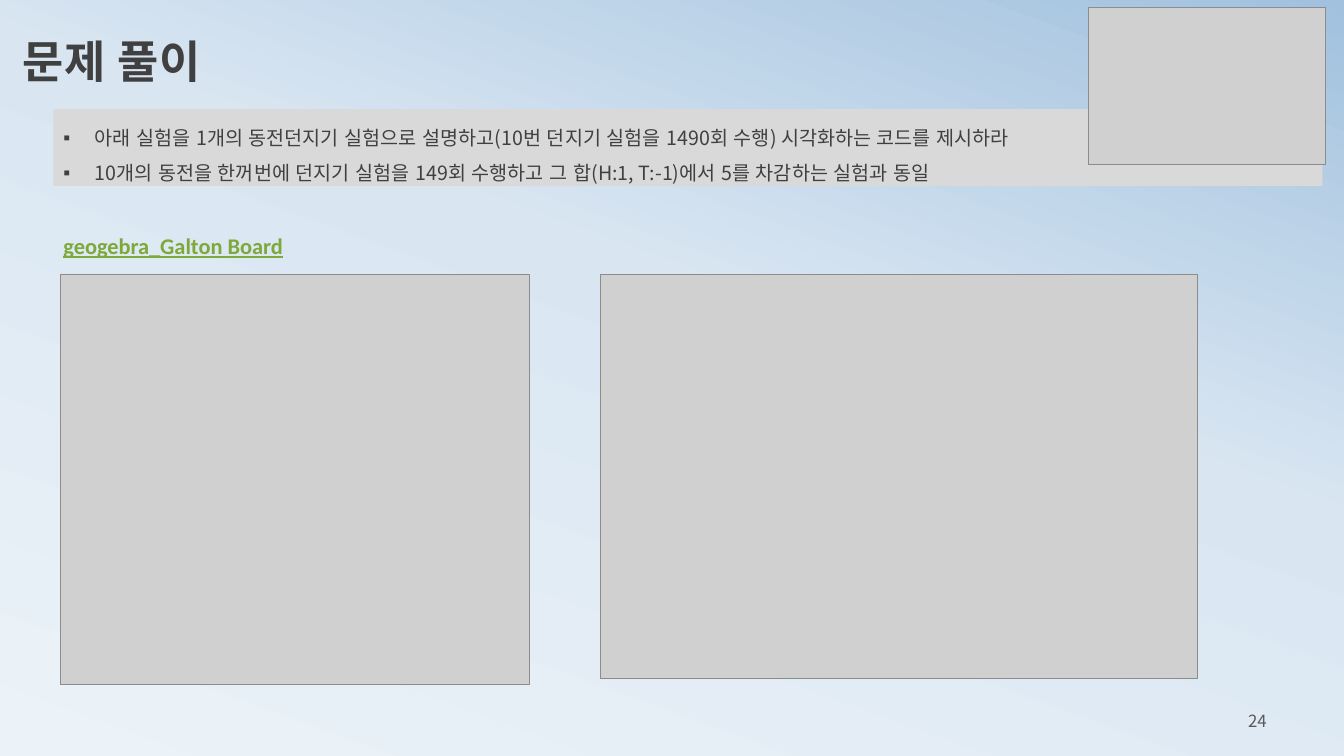
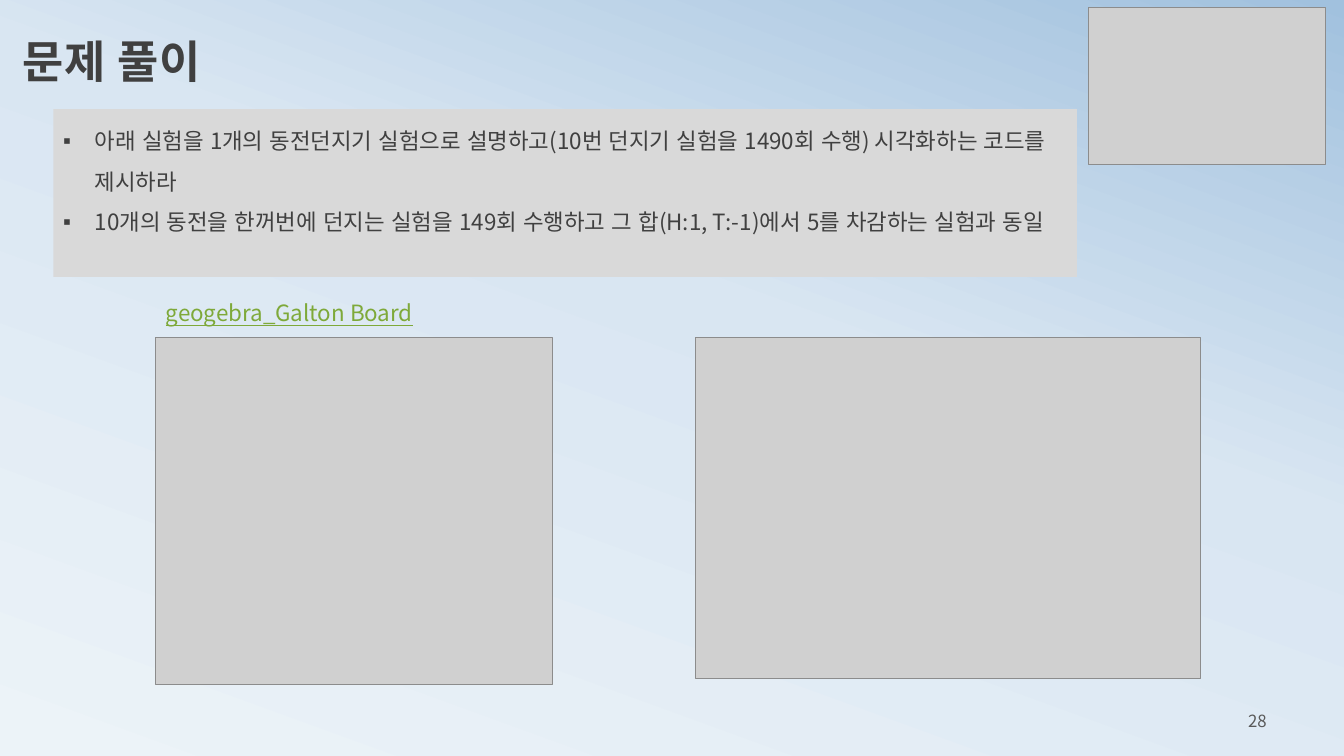
Before and after one commit to ancestor9/mathematics-for-machine-learning, a slide deck: slide 28 of 3_probability theory for machine learning.pptx (slide 24 before the commit). Drawn at 1344x756 pixels with LibreOffice and Linux fonts; fonts in the diff are those of the drawing; grey boxes stand for pictures. Boxes give left, top, right and bottom in pixels: in the first picture for what was removed or moved away, otherwise in the second. Text is boxed around its words. In the diff, an @@ line names an element or a change of style, - is before the commit and + after.

```diff
--- a/3_probability theory for machine learning.pptx
+++ b/3_probability theory for machine learning.pptx
@@ rectangle "아래 실험을 1개의 동전던지기 실험으로 ...": place and size @@
-rectangle "아래 실험을 1개의 동전던지기 실험으로 ..." at [53, 109, 1323, 186]
+rectangle "아래 실험을 1개의 동전던지기 실험으로 ..." at [53, 109, 1077, 276]
@@ text in rectangle at [95, 130, 1046, 192]: size 14 to 16 pt in "아래 실험을 1개의 동전던지기 실험으로 설명하고(10번 던지기 ..." @@
@@ text in rectangle at [95, 211, 1044, 234]: text changed; size 14 to 16 pt @@
-▪ 10개의 동전을 한꺼번에 던지기 실험을 149회 수행하고 그 합(H:1, T:-1)에서 5를 차감하는 실험과 동일
+▪ 10개의 동전을 한꺼번에 던지는 실험을 149회 수행하고 그 합(H:1, T:-1)에서 5를 차감하는 실험과 동일
@@ text "geogebra_Galton Board": place and size @@
-text "geogebra_Galton Board" at [63, 238, 283, 258]
+text "geogebra_Galton Board" at [166, 303, 413, 327]
@@ text "geogebra_Galton Board" at [166, 303, 413, 327]: font Calibri to Noto Sans CJK KR, bold off @@
@@ picture: place and size @@
-picture at [60, 275, 529, 686]
+picture at [156, 338, 553, 685]
@@ picture: place and size @@
-picture at [601, 275, 1198, 679]
+picture at [696, 338, 1201, 680]
@@ page number at [1248, 714, 1267, 727]: text changed @@
-24
+28
```
Also in this commit, not shown: 14 other slides changed, 6 slides added, 4 slides removed.
